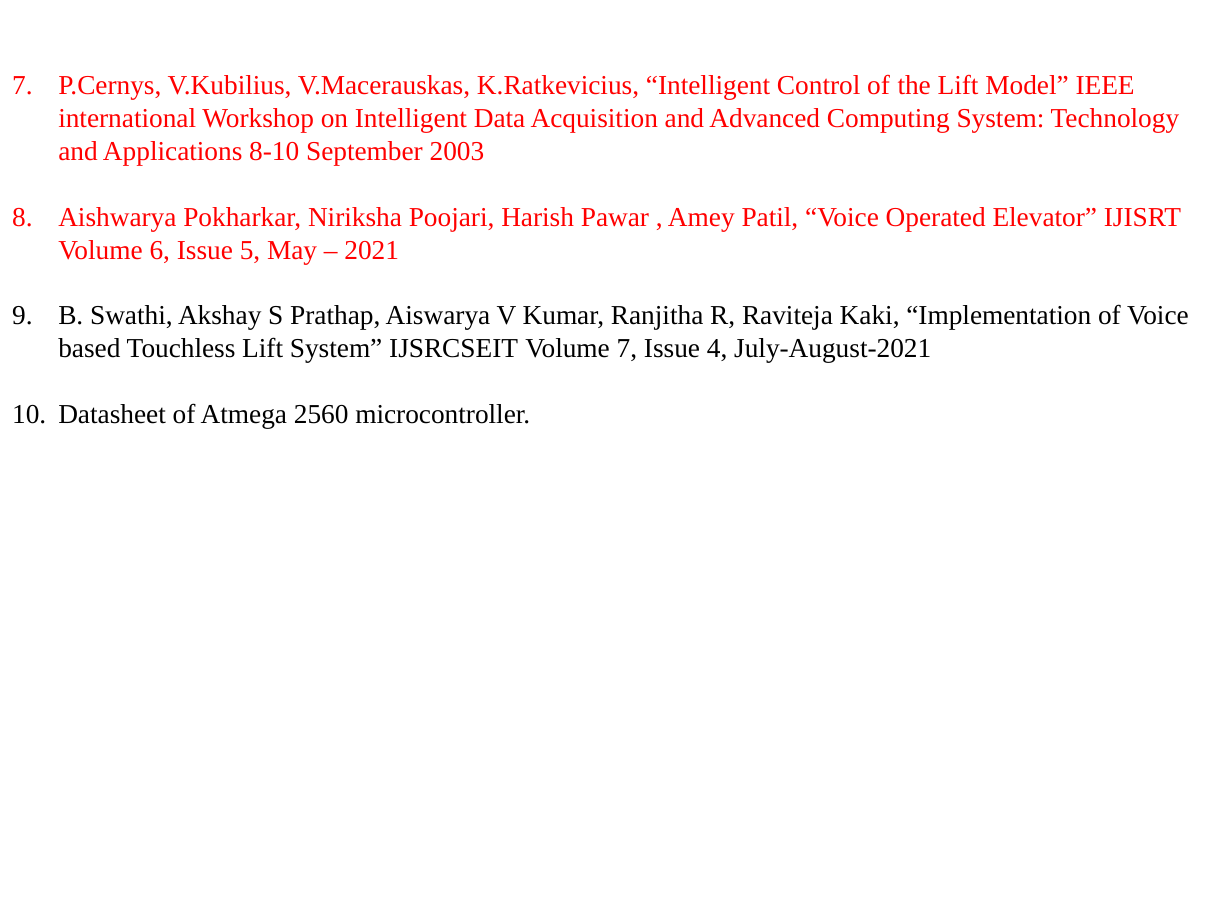
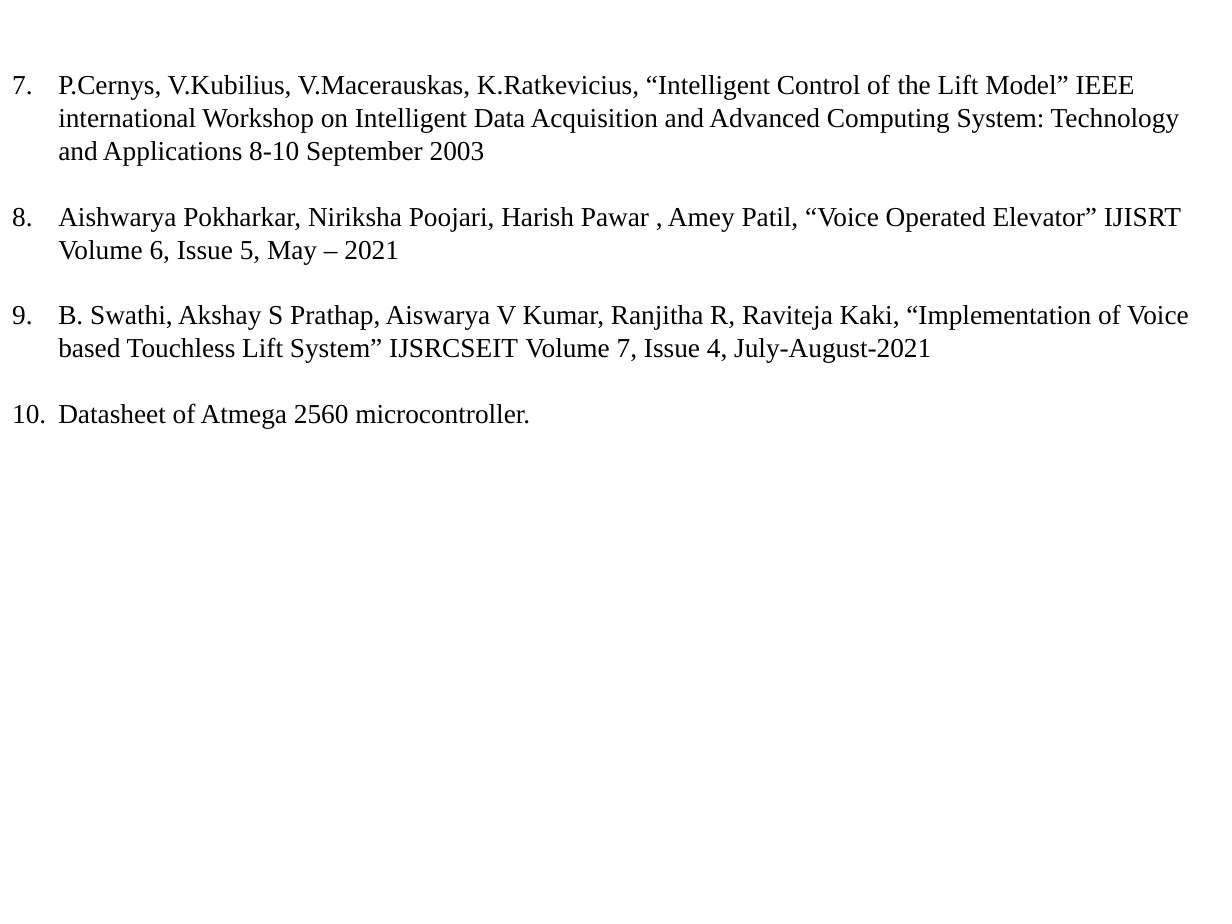
Before and after one commit to OnkarWaman/Voice-Operated-Lift, a slide deck: slide 23 of 5) Stage-I PPT/our ppt.pptx (slide 18 before the commit). Drawn at 1232x924 pixels with LibreOffice and Linux fonts; fonts in the diff are those of the drawing. Boxes give left, top, right and bottom in pixels: in the first picture for what was removed or moved away, otherwise in the second. Text is boxed around its words. In the diff, an @@ line names an element or a change of style, - is before the commit and + after.

```diff
--- a/5) Stage-I PPT/our ppt.pptx
+++ b/5) Stage-I PPT/our ppt.pptx
@@ text at [58, 74, 1181, 264]: text colour #FF0000 to #000000 in "P.Cernys, V.Kubilius, V.Macerauskas, K.Ratkevicius, “Intelli ...", "Aishwarya Pokharkar, Niriksha Poojari, Harish Pawar , ..." @@
```
Also in this commit, not shown: 12 other slides changed, 5 slides added.
